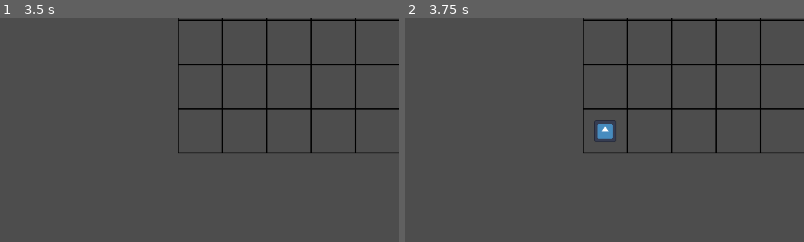
Above: before the commit, frames 1-2 (left to right).
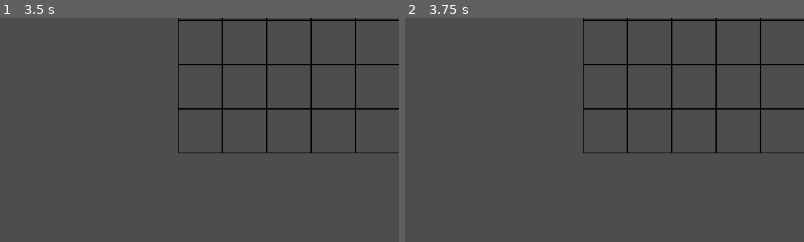
Above: after the commit, the same moments.

Repository: gishsi/combat-tracker
Game: Godot game, scene res://world.tscn
Same seed, same stepped clock (60 frames per second), same inputs: the game is played once before the commit and once after it. The engine's default icon, where the game draws it, is replaced by a stand-in: a white triangle on a blue panel in a dark square.
Inputs (mouse positions are % of the whole screen's width and height, from its top left):
- Up to frame 1 (3.5 s): click "Click me" at 0.5 s; click "Click me" at 1.25 s; click "Click me" at 2 s; tap Enter at 2.75 s; move the mouse to (72, 45) at 2.77 s; click (72, 45) at 2.92 s
- Up to frame 2 (3.75 s): tap Space at 3.5 s; move the mouse to (30, 55) at 3.52 s; click (30, 55) at 3.67 s
The pictures show only the part of the screen within x 6-55%, y 34-84%; the shares and areas given below are measured in that part.

Frame 1 is identical in both runs. In frame 2, 0.4% of the frame differs, in the area x 47-53%, y 45-56%.

Commit message:
signal to move

Diff:
--- a/Scripts/tile_map_layer.gd
+++ b/Scripts/tile_map_layer.gd
@@ -7,6 +7,8 @@
 # Tokens
 var token_tempalte = preload("res://Entities/token.tscn")
 var token_data: TokenData
+
+var movable_token: Node2D;
 
 func _unhandled_input(event: InputEvent) -> void:
 	if event is InputEventMouseButton:
@@ -25,17 +27,31 @@
 # ===== Moving Tokens =====
 # selected = token, cell = grid cell
 func move_selected_to_target_cell(targetPosition: Vector2i) -> void:
-	return
+	if !moving_tokens:
+		return
+
+	movable_token.position = self.map_to_local(targetPosition)
+
+	movable_token = null
+
+func token_selected_event(token: Node2D):
+	movable_token = token
 
 # ===== New Tokens =====
 func spawn_token(position: Vector2i) -> void:
+	if adding_tokens:
+		return
+
 	if token_data == null:
 		print("cannot add a token without choosing token's data first.")
 		return
 
 	var token = token_tempalte.instantiate()
+	token.name = token_data.name
 	token.position = self.map_to_local(position)
 	add_child(token)
+
+	token.token_selected.connect(token_selected_event)
 
 	token_data = null
 
--- a/Scripts/token.gd
+++ b/Scripts/token.gd
@@ -1,4 +1,11 @@
 extends Node2D
 
+signal token_selected(token: Node2D)
+
 func _ready() -> void:
-	print("Hello world")
+	print(self.name)
+
+func _on_input_event(_viewport: Node, event: InputEvent, _shape_idx: int) -> void:
+	if event is InputEventMouseButton:
+		if event.button_index == MouseButton.MOUSE_BUTTON_LEFT and event.pressed:
+			token_selected.emit(self)
